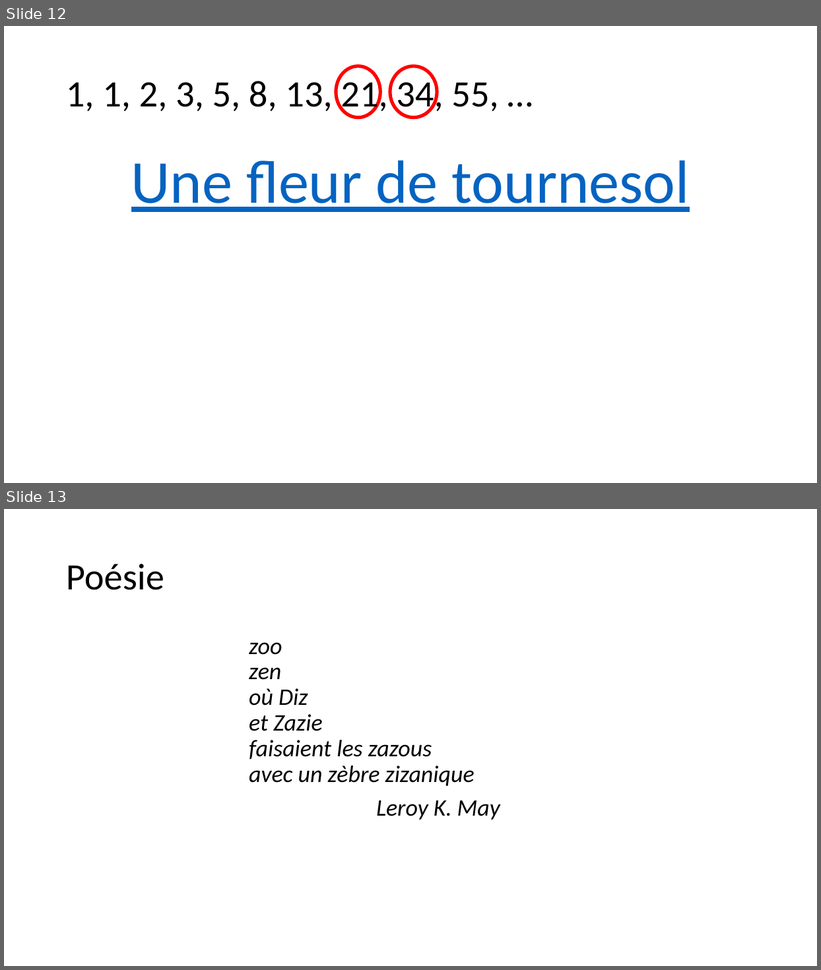
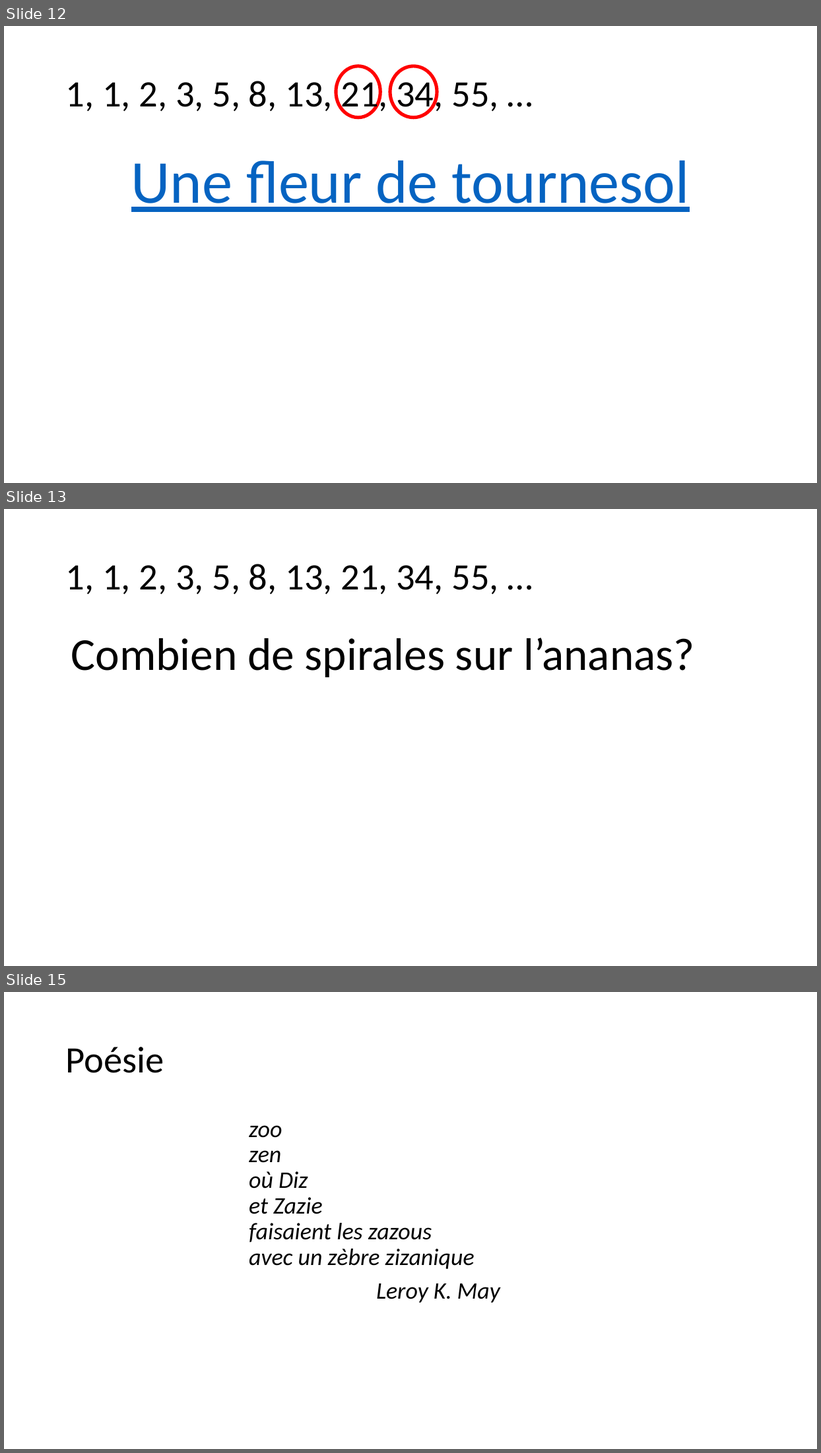
Before and after one commit to desautm/madesautels, a slide deck: static/ppt/Nombres_Fibonacci.pptx. Shown one above the other, each under a label of ours: slides 12 and 13 before the commit, slides 12, 13 and 15 after it; the slides between them are not shown. The pictures are 821x970 and 821x1453 pixels, drawn with LibreOffice and Linux fonts; fonts in the diff are those of the drawing. Boxes give left, top, right and bottom in pixels: in the first picture for what was removed or moved away, otherwise in the second. Text is boxed around its words. In the diff, an @@ line names an element or a change of style, - is before the commit and + after.

```diff
--- a/static/ppt/Nombres_Fibonacci.pptx
+++ b/static/ppt/Nombres_Fibonacci.pptx
@@ slide 13 added at <box>4,509,817,966</box>, background #FFFFFF @@
@@ title added at <box>66,564,498,594</box>, 44 pt, text #000000 @@
+1, 1, 2, 3, 5, 8, 13, 21, 34, 55, …
@@ text added at <box>71,638,695,678</box>, 54 pt, text #000000 @@
+Combien de spirales sur l’ananas?
@@ what was slide 13 is now slide 15 @@
```
Also in this commit, not shown: 1 other slide added, 2 other files.
